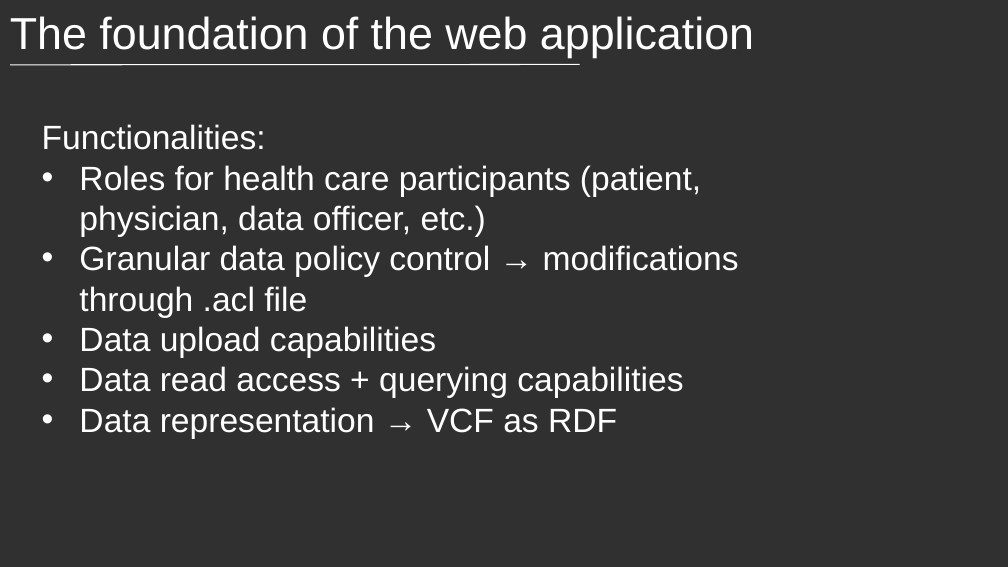
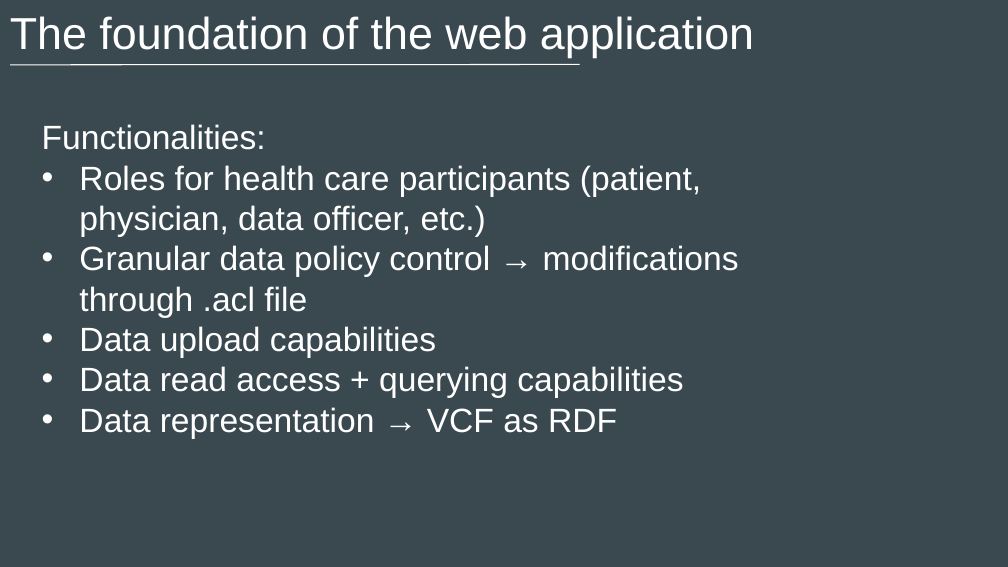
Before and after one commit to ecrum19/SolidSymposium2024, a slide deck: slide 7 of SolidSymposium2024_EDC.pptx. Drawn at 1008x567 pixels with LibreOffice and Linux fonts; fonts in the diff are those of the drawing. Boxes give left, top, right and bottom in pixels: in the first picture for what was removed or moved away, otherwise in the second. Text is boxed around its words. In the diff, an @@ line names an element or a change of style, - is before the commit and + after.

```diff
--- a/SolidSymposium2024_EDC.pptx
+++ b/SolidSymposium2024_EDC.pptx
@@ background #303030 to #3A4950 @@
```
Also in this commit, not shown: 7 other slides changed, 1 slide added.
